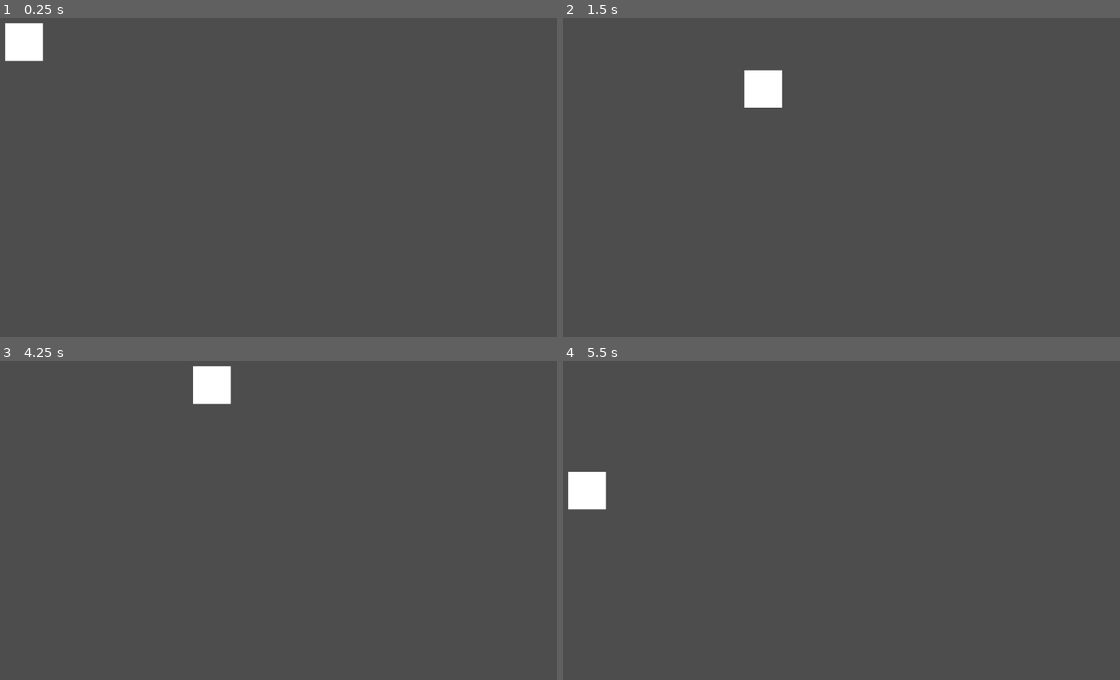
Above: before the commit, frames 1-4 (two rows, left to right).
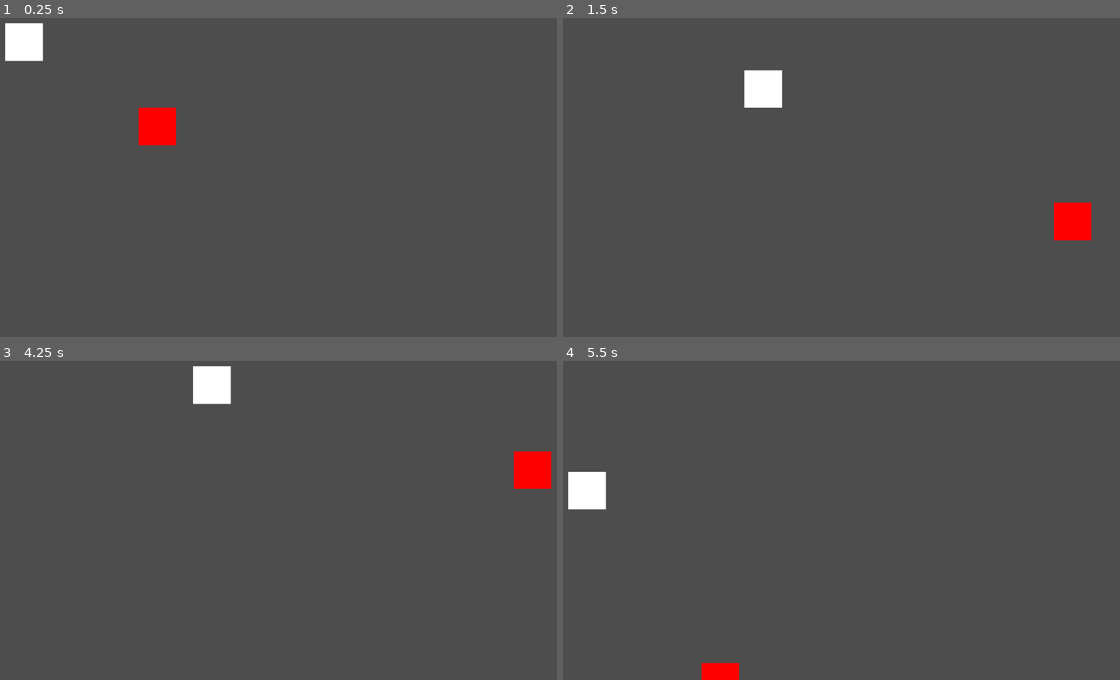
Above: after the commit, the same moments.

Repository: J-Abitria/2025-crimson-game-jam
Game: Godot game, scene res://PartyRoom.tscn
Same seed, same stepped clock (60 frames per second), same inputs: the game is played once before the commit and once after it.
Inputs:
- Up to frame 1 (0.25 s): no input
- Up to frame 2 (1.5 s): tap Enter at 0.5 s; hold D (moveRight) 0.53-1.28 s; hold S (moveDown) from 1.28 s (still down)
- Up to frame 3 (4.25 s): release S (moveDown) at 2.03 s; hold D (moveRight) 2.03-2.78 s; hold W (moveUp) 2.78-3.53 s; hold A (moveLeft) from 3.53 s (still down)
- Up to frame 4 (5.5 s): release A (moveLeft) at 5.03 s; hold S (moveDown) from 5.03 s (still down)

The runs differ from the first frame. In frame 1, 0.8% of the frame differs, in the area x 24-32%, y 28-41%; in frame 2, 0.8%; in frame 3, 0.8%; in frame 4, 0.4%.

Commit message:
Started work on interaction system.

Diff:
--- a/2025-crimson-game-jam/PartyRoom.tscn
+++ b/2025-crimson-game-jam/PartyRoom.tscn
@@ -10,6 +10,15 @@
 gradient = SubResource("Gradient_in1t5")
 
 [sub_resource type="RectangleShape2D" id="RectangleShape2D_hxfrn"]
+
+[sub_resource type="Gradient" id="Gradient_hxfrn"]
+offsets = PackedFloat32Array(1)
+colors = PackedColorArray(1, 0, 0, 1)
+
+[sub_resource type="GradientTexture2D" id="GradientTexture2D_uxlj3"]
+gradient = SubResource("Gradient_hxfrn")
+
+[sub_resource type="CircleShape2D" id="CircleShape2D_in1t5"]
 
 [sub_resource type="Gradient" id="Gradient_udgup"]
 offsets = PackedFloat32Array(1)
@@ -32,6 +41,15 @@
 [node name="CollisionShape2D" type="CollisionShape2D" parent="Player"]
 scale = Vector2(3.25, 3.25)
 shape = SubResource("RectangleShape2D_hxfrn")
+
+[node name="InteractionHitbox" type="Area2D" parent="Player"]
+
+[node name="Sprite2D" type="Sprite2D" parent="Player/InteractionHitbox"]
+texture = SubResource("GradientTexture2D_uxlj3")
+
+[node name="CollisionShape2D" type="CollisionShape2D" parent="Player/InteractionHitbox"]
+shape = SubResource("CircleShape2D_in1t5")
+debug_color = Color(0.97437733, 0, 0.43065646, 0.41960785)
 
 [node name="LongWall1" type="StaticBody2D" parent="."]
 position = Vector2(584, -34)
--- a/2025-crimson-game-jam/Scripts/Player.gd
+++ b/2025-crimson-game-jam/Scripts/Player.gd
@@ -5,9 +5,11 @@
 @export var speed: int = 400
 var screenSize
 var currentDirection: MOVE_DIRECTION = MOVE_DIRECTION.UP
+var interactionHitbox: Node2D
 
 func _ready():
 	screenSize = get_viewport_rect().size
+	interactionHitbox = get_node("InteractionHitbox")
 
 func _input(event):
 	if event is InputEventKey and not event.echo and event.is_pressed():
@@ -27,6 +29,20 @@
 			_:
 				print("No valid direction for this input.")
 
+func updateInteractionPosition():
+	match currentDirection:
+		MOVE_DIRECTION.UP:
+			interactionHitbox.position = Vector2(position.x, position.y - 1)
+		MOVE_DIRECTION.DOWN:
+			interactionHitbox.position = Vector2(position.x, position.y + 1)
+		MOVE_DIRECTION.LEFT:
+			interactionHitbox.position = Vector2(position.x - 1, position.y)
+		_:
+			interactionHitbox.position = Vector2(position.x + 1, position.y)
+
+func _process(_delta):
+	updateInteractionPosition()
+
 func _physics_process(_delta):
 	velocity = Vector2.ZERO
 
Not shown: 1 places in 2025-crimson-game-jam/PartyRoom.tscn that only renumber resources
